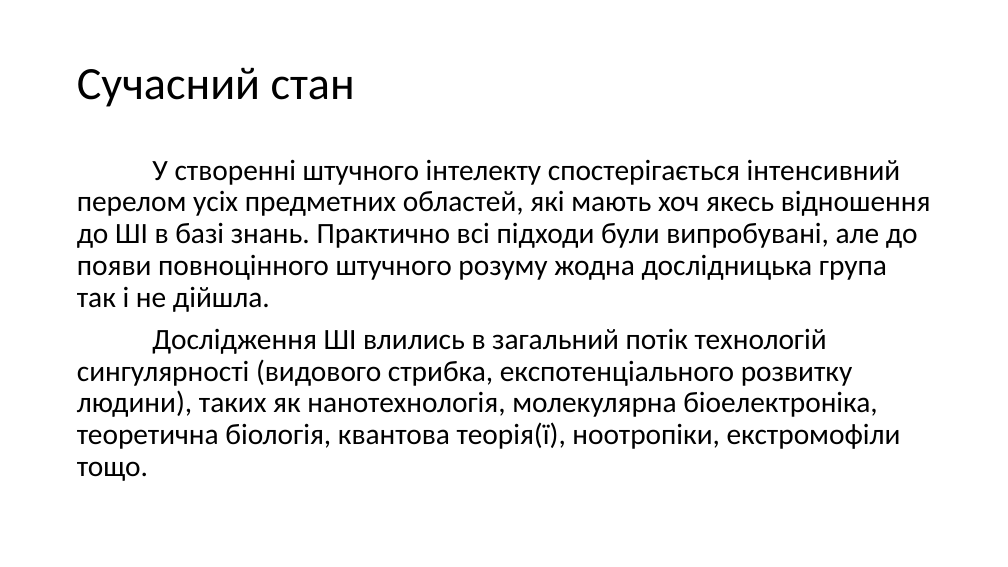
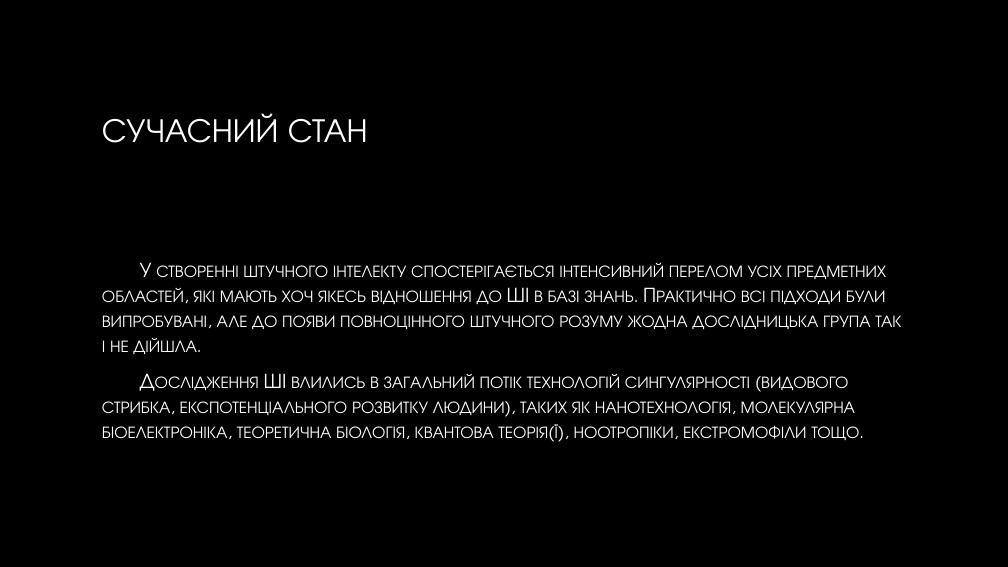
Before and after one commit to NazarkoNaN/Learning2021-2022, a slide deck: slide 6 of ОШІ/Сучасний стан та перспективи штучного інтелекту.pptx. Drawn at 1008x567 pixels with LibreOffice and Linux fonts; fonts in the diff are those of the drawing; background and template pictures are left out. Boxes give left, top, right and bottom in pixels: in the first picture for what was removed or moved away, otherwise in the second. Text is boxed around its words. In the diff, an @@ line names an element or a change of style, - is before the commit and + after.

```diff
--- a/ОШІ/Сучасний стан та перспективи штучного інтелекту.pptx
+++ b/ОШІ/Сучасний стан та перспективи штучного інтелекту.pptx
@@ background #FFFFFF to picture (left out) @@
@@ title at box(102, 113, 368, 143): text changed; size 44 to 32 pt; font Calibri to TeX Gyre Adventor; text colour #000000 to gradient #FFFFFF to #A6A6A6 @@
-Сучасний стан
+СУЧАСНИЙ СТАН
@@ text "У створенні штучного інтелекту спостерігається ...": place and size @@
-text "У створенні штучного інтелекту спостерігається ..." at box(77, 159, 931, 481)
+text "У створенні штучного інтелекту спостерігається ..." at box(102, 262, 901, 440)
@@ text "У створенні штучного інтелекту спостерігається ..." at box(102, 262, 901, 440): size 28 to 20 pt, font Calibri to TeX Gyre Adventor, text colour #000000 to gradient #FFFFFF to #BFBFBF, small capitals on; line spacing 0.9 to 1; vertical alignment top to middle @@
```
Also in this commit, not shown: 14 other slides changed, 11 other files.
